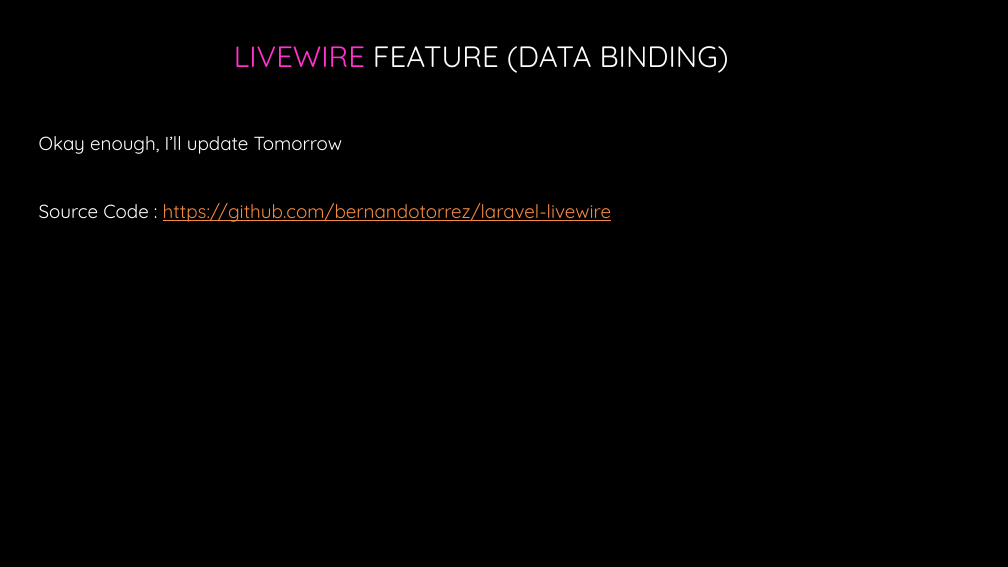
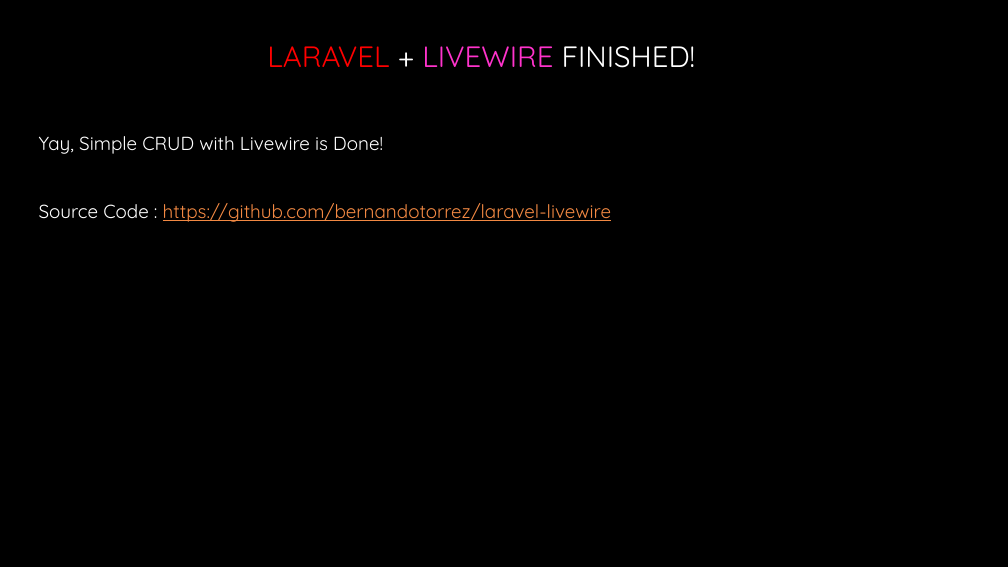
Before and after one commit to bernandotorrez/laravel-livewire, a slide deck: slide 28 of Introduction Laravel Livewire, Advantage of Using Laravel, Tutorial Laravel Livewire.pptx. Drawn at 1008x567 pixels with LibreOffice and Linux fonts; fonts in the diff are those of the drawing; background and template pictures are left out. Boxes give left, top, right and bottom in pixels: in the first picture for what was removed or moved away, otherwise in the second. Text is boxed around its words. In the diff, an @@ line names an element or a change of style, - is before the commit and + after.

Commit message:
Tutorial Laravel + Livewire with Simple CRUD is Done! (2)

```diff
--- a/Introduction Laravel Livewire, Advantage of Using Laravel, Tutorial Laravel Livewire.pptx
+++ b/Introduction Laravel Livewire, Advantage of Using Laravel, Tutorial Laravel Livewire.pptx
@@ text at box(267, 46, 696, 68): text changed @@
-LIVEWIRE FEATURE (DATA BINDING)
+LARAVEL + LIVEWIRE FINISHED!
@@ text at box(39, 136, 383, 154): text changed @@
-Okay enough, I’ll update Tomorrow
+Yay, Simple CRUD with Livewire is Done!
```
